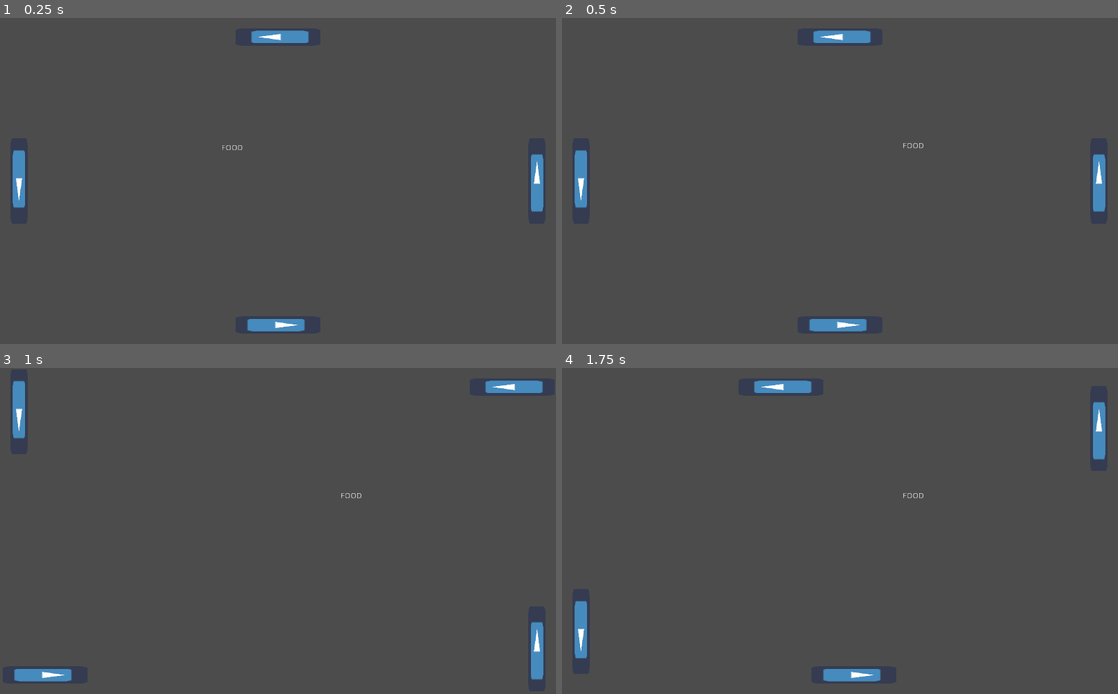
Above: before the commit, frames 1-4 (two rows, left to right).
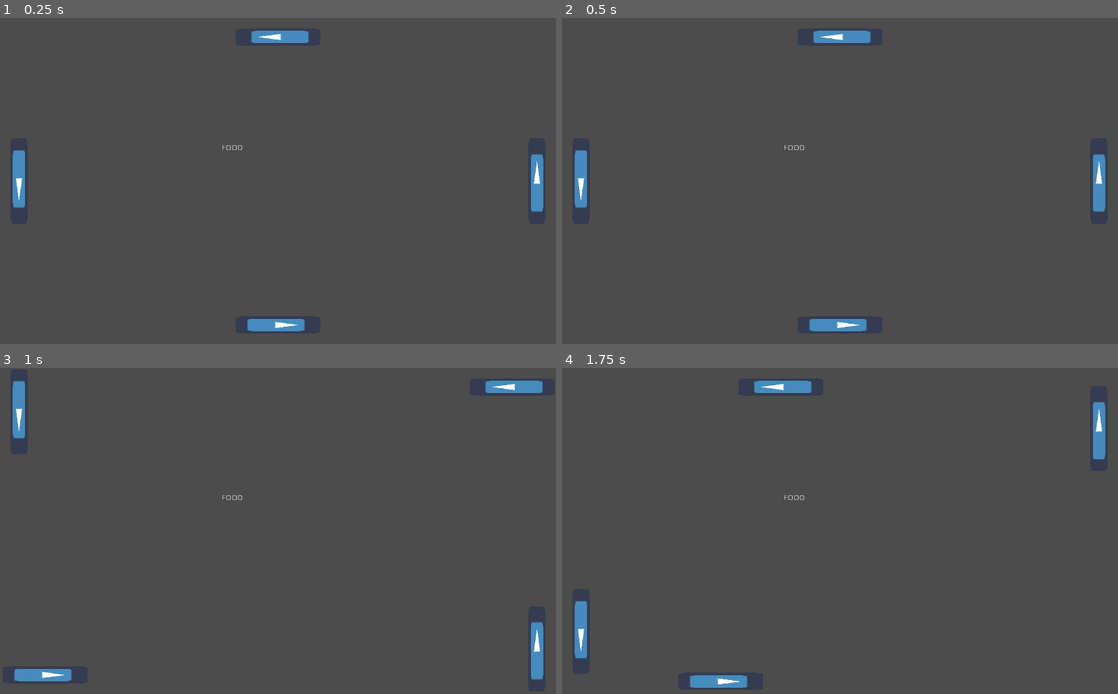
Above: after the commit, the same moments.

Repository: Dvdson/Nail-The-Game
Game: Godot game, scene res://Main/Level.tscn
The game is run twice, just before and just after one commit, with the same random seed, the same clock (stepped at 60 frames per second) and the same inputs. The engine's default icon, where the game draws it, is replaced by a stand-in: a white triangle on a blue panel in a dark square.
Inputs:
- Up to frame 1 (0.25 s): no input
- Up to frame 2 (0.5 s): no input
- Up to frame 3 (1 s): hold D (button_right) from 0.53 s (still down)
- Up to frame 4 (1.75 s): tap Enter at 1.25 s; release D (button_right) at 1.28 s; hold A (button_left) from 1.28 s (still down)

Frame 1 is identical in both runs. In frame 2, less than 0.1% of the frame differs, in the area x 40-65%, y 38-41%; in frame 3, less than 0.1%; in frame 4, 0.8%, in the area x 23-65%, y 38-99%.

Commit message:
Editing ball types - ASS, BODY, HEAD

Diff:
--- a/Snakenoid/Main/Level.tscn
+++ b/Snakenoid/Main/Level.tscn
@@ -1,31 +1,28 @@
 [gd_scene load_steps=5 format=2]
 
-[ext_resource path="res://Objects/Snake/Head.tscn" type="PackedScene" id=1]
-[ext_resource path="res://Objects/Platform.tscn" type="PackedScene" id=2]
-[ext_resource path="res://Objects/MapEdge.tscn" type="PackedScene" id=3]
-[ext_resource path="res://Objects/Food.tscn" type="PackedScene" id=4]
+[ext_resource path="res://Objects/Platform.tscn" type="PackedScene" id=1]
+[ext_resource path="res://Objects/MapEdge.tscn" type="PackedScene" id=2]
+[ext_resource path="res://Objects/Food.tscn" type="PackedScene" id=3]
+[ext_resource path="res://Objects/Snake/Ball.tscn" type="PackedScene" id=4]
 
 [node name="Level" type="Node2D"]
 
-[node name="Node2D" parent="." instance=ExtResource( 1 )]
-position = Vector2( 354.679, 109.645 )
-
-[node name="Platform" parent="." instance=ExtResource( 2 )]
+[node name="Platform" parent="." instance=ExtResource( 1 )]
 position = Vector2( 1024, 300 )
 scale = Vector2( 2, 3 )
 
-[node name="Platform2" parent="." instance=ExtResource( 2 )]
+[node name="Platform2" parent="." instance=ExtResource( 1 )]
 position = Vector2( 512, 600 )
 rotation = 1.5708
 scale = Vector2( 2, 3 )
 vel_module = 1200
 
-[node name="Platform3" parent="." instance=ExtResource( 2 )]
+[node name="Platform3" parent="." instance=ExtResource( 1 )]
 position = Vector2( 0, 300 )
 rotation = 3.14159
 scale = Vector2( 2, 3 )
 
-[node name="Platform4" parent="." instance=ExtResource( 2 )]
+[node name="Platform4" parent="." instance=ExtResource( 1 )]
 position = Vector2( 512, 0 )
 rotation = -1.5708
 scale = Vector2( 2, 3 )
@@ -35,19 +32,22 @@
 position = Vector2( 1032.02, 304.148 )
 rotation = 1.5708
 
-[node name="MapEdge" parent="Edges" instance=ExtResource( 3 )]
+[node name="MapEdge" parent="Edges" instance=ExtResource( 2 )]
 position = Vector2( -312.754, 520.024 )
 rotation = -1.5708
 
-[node name="MapEdge2" parent="Edges" instance=ExtResource( 3 )]
+[node name="MapEdge2" parent="Edges" instance=ExtResource( 2 )]
 position = Vector2( 301.651, 525.576 )
 rotation = -1.5708
 
-[node name="MapEdge3" parent="Edges" instance=ExtResource( 3 )]
+[node name="MapEdge3" parent="Edges" instance=ExtResource( 2 )]
 position = Vector2( -1.85056, 1038.2 )
 
-[node name="MapEdge4" parent="Edges" instance=ExtResource( 3 )]
+[node name="MapEdge4" parent="Edges" instance=ExtResource( 2 )]
 position = Vector2( 0, 0 )
 
-[node name="Food" parent="." instance=ExtResource( 4 )]
+[node name="Food" parent="." instance=ExtResource( 3 )]
 position = Vector2( 426.321, 238.653 )
+
+[node name="Ball" parent="." instance=ExtResource( 4 )]
+position = Vector2( 257.156, 156.399 )
--- a/Snakenoid/Objects/Platform.gd
+++ b/Snakenoid/Objects/Platform.gd
@@ -1,4 +1,16 @@
 extends KinematicBody2D
+enum {TYPE_NORMAL, TYPE_PHANTOM}
+var type = TYPE_NORMAL setget set_type
+
+func set_type(new_type):
+	type = new_type
+	match type:
+		TYPE_NORMAL:
+			set_collision_layer_bit(1, true)
+			set_collision_layer_bit(5, false)
+		TYPE_PHANTOM:
+			set_collision_layer_bit(1, false)
+			set_collision_layer_bit(5, true)
 
 export var vel_module = 900
 func _physics_process(delta):
@@ -9,7 +21,6 @@
 		velocity.y += 1.0
 	velocity *= vel_module
 	velocity = velocity.rotated(rotation)
-	#print(rotation)
 	move_and_collide(velocity*delta)
 
 func get_pivot_position():
--- /dev/null
+++ b/Snakenoid/Objects/Snake/Ball.gd
@@ -0,0 +1,48 @@
+extends KinematicBody2D
+
+signal dead
+enum {TYPE_ASS, TYPE_BODY, TYPE_HEAD}
+var type = TYPE_HEAD setget set_type#start as head
+
+func set_type(new_type):
+	type = new_type
+	match type:
+		#changing collisions
+		TYPE_ASS:
+			pass
+		TYPE_BODY:
+			pass
+		TYPE_HEAD:
+			pass
+
+#properties
+var vel_module = 300
+var direction = Vector2(0.3,1)#ball direction
+
+func _physics_process(delta):
+	var collision = move_and_collide(direction.normalized()*vel_module*delta)
+	if collision != null:
+		var col_layer = collision.collider.get_collision_layer()
+		match col_layer:
+			2:#platform
+				#redirecting ball
+				var pivot_position = collision.collider.get_pivot_position()
+				var colliding_position = collision.position
+				var ricochet_direction = colliding_position - pivot_position
+				ricochet_direction = ricochet_direction.normalized()
+				direction = ricochet_direction
+			4:#edge
+				#death
+				_death()
+				pass
+			16:#food
+				_grow_snake()
+				pass
+
+func _death():
+	emit_signal("dead")
+	#animation and feedback
+	print("dead")
+
+func _grow_snake():
+	pass
--- /dev/null
+++ b/Snakenoid/Objects/Snake/Ball.tscn
@@ -0,0 +1,14 @@
+[gd_scene load_steps=3 format=2]
+
+[ext_resource path="res://Objects/Snake/Ball.gd" type="Script" id=1]
+
+[sub_resource type="CircleShape2D" id=1]
+radius = 18.9777
+
+[node name="Ball" type="KinematicBody2D"]
+collision_layer = 8
+collision_mask = 22
+script = ExtResource( 1 )
+
+[node name="CollisionShape2D" type="CollisionShape2D" parent="."]
+shape = SubResource( 1 )
--- a/Snakenoid/Objects/Snake/Head.gd
+++ b/Snakenoid/Objects/Snake/Head.gd
@@ -1,34 +1 @@
-extends KinematicBody2D
-
-signal dead
-
-#properties
-var vel_module = 300
-var direction = Vector2(0.3,1)#ball direction
-
-func _physics_process(delta):
-	var collision = move_and_collide(direction.normalized()*vel_module*delta)
-	if collision != null:
-		var col_layer = collision.collider.get_collision_layer()
-		match col_layer:
-			2:#platform
-				#redirecting ball
-				var pivot_position = collision.collider.get_pivot_position()
-				var colliding_position = collision.position
-				var ricochet_direction = colliding_position - pivot_position
-				ricochet_direction = ricochet_direction.normalized()
-				direction = ricochet_direction
-			4:#edge
-				#death
-				_death()
-				pass
-			16:#food
-				_grow_snake()
-				pass
-
-func _death():
-	emit_signal("dead")
-	queue_free()
-
-func _grow_snake():
-	pass
+extends "res://Objects/Snake/Ball.gd"
--- a/Snakenoid/Objects/Snake/Head.tscn
+++ b/Snakenoid/Objects/Snake/Head.tscn
@@ -1,14 +1,7 @@
 [gd_scene load_steps=3 format=2]
 
-[ext_resource path="res://Objects/Snake/Head.gd" type="Script" id=1]
+[ext_resource path="res://Objects/Snake/Ball.tscn" type="PackedScene" id=1]
+[ext_resource path="res://Objects/Snake/Head.gd" type="Script" id=2]
 
-[sub_resource type="CircleShape2D" id=1]
-radius = 18.9777
-
-[node name="Head" type="KinematicBody2D"]
-collision_layer = 8
-collision_mask = 22
-script = ExtResource( 1 )
-
-[node name="CollisionShape2D" type="CollisionShape2D" parent="."]
-shape = SubResource( 1 )
+[node name="Head" index="0" instance=ExtResource( 1 )]
+script = ExtResource( 2 )
--- a/Snakenoid/project.godot
+++ b/Snakenoid/project.godot
@@ -44,6 +44,7 @@
 2d_physics/layer_3="Edge"
 2d_physics/layer_4="Ball"
 2d_physics/layer_5="Food"
+2d_physics/layer_6="PhantomPlatform"
 
 [rendering]
 
